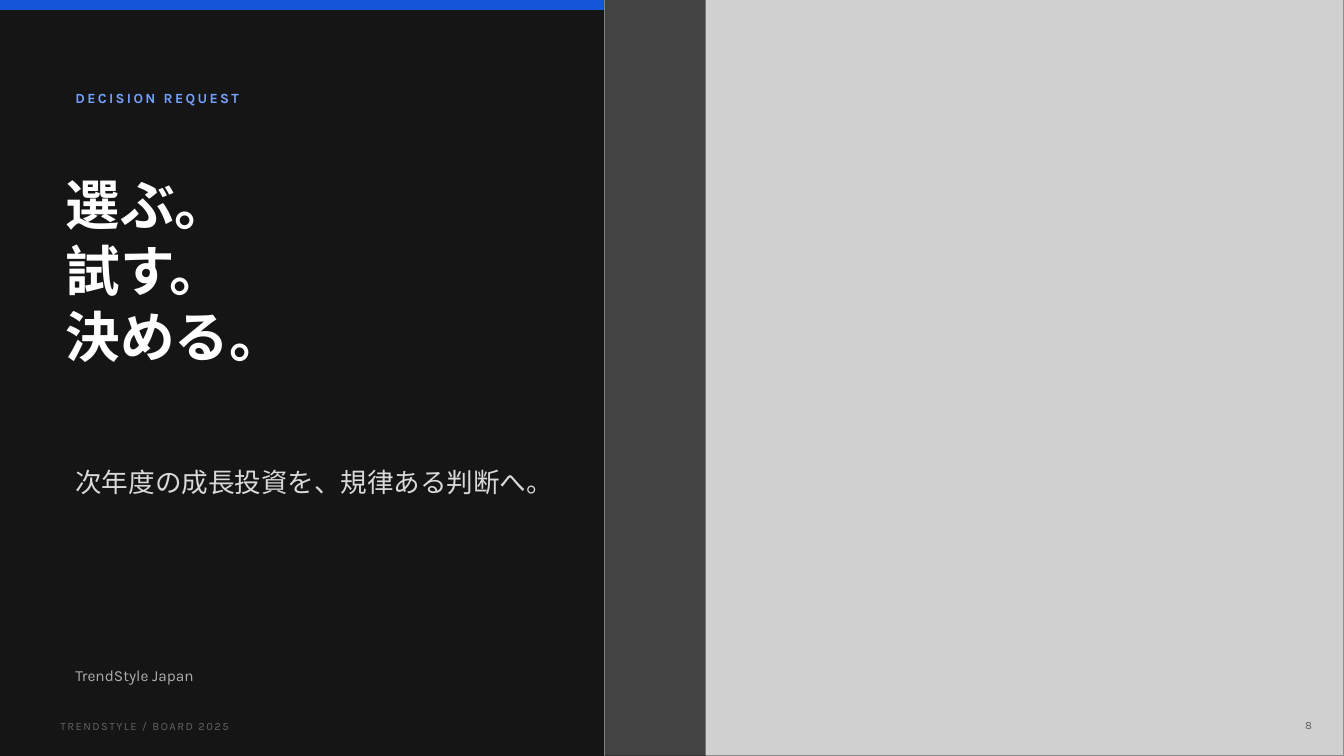
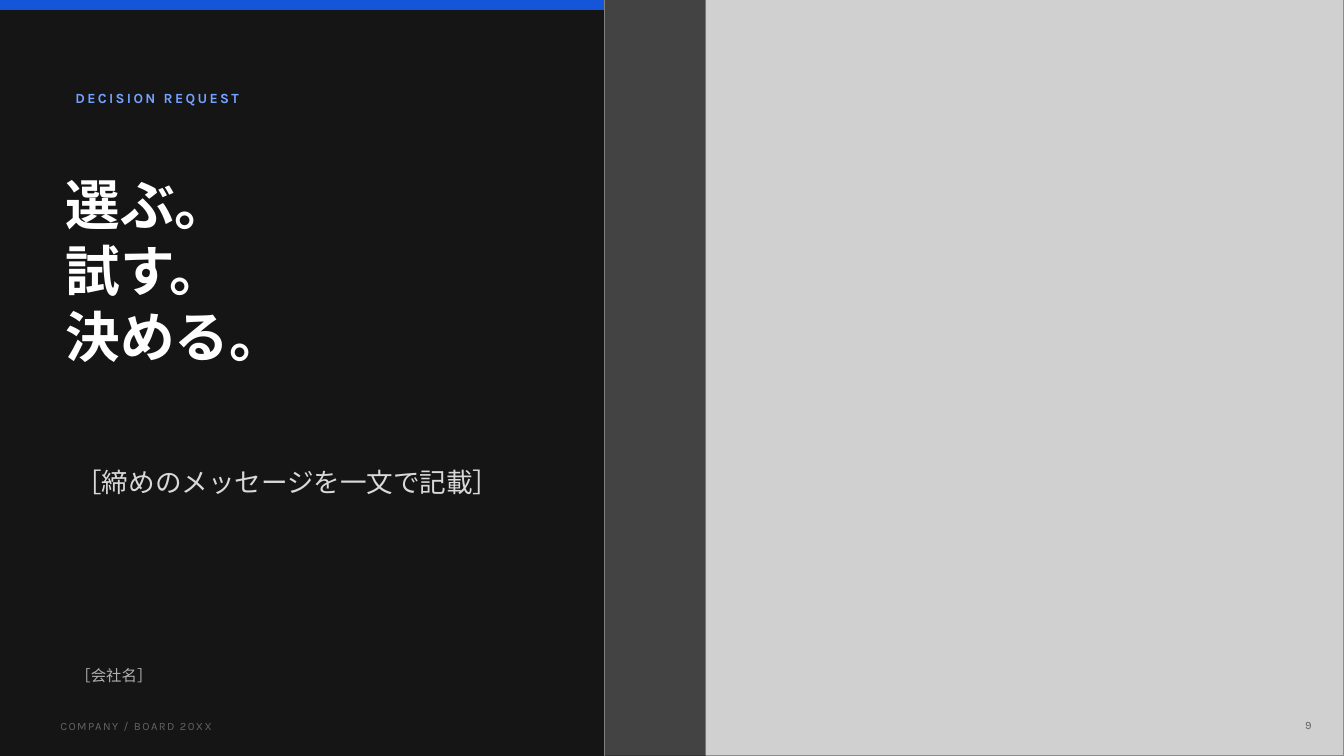
Before and after one commit to takujis/copilot-experience-lab-dev, a slide deck: slide 9 of contents/assets/CXO-12/TrendStyleJapan_2025年度_役員会資料テンプレート.pptx (slide 8 before the commit). Drawn at 1344x756 pixels with LibreOffice and Linux fonts; fonts in the diff are those of the drawing; grey boxes stand for pictures. Boxes give left, top, right and bottom in pixels: in the first picture for what was removed or moved away, otherwise in the second. Text is boxed around its words. In the diff, an @@ line names an element or a change of style, - is before the commit and + after.

```diff
--- a/contents/assets/CXO-12/TrendStyleJapan_2025年度_役員会資料テンプレート.pptx
+++ b/contents/assets/CXO-12/TrendStyleJapan_2025年度_役員会資料テンプレート.pptx
@@ text at box(75, 469, 499, 495): text changed @@
-次年度の成長投資を、規律ある判断へ。
+［締めのメッセージを一文で記載］
@@ text at box(75, 668, 152, 683): text changed @@
-TrendStyle Japan
+［会社名］
@@ text at box(60, 723, 228, 730): text changed @@
-TRENDSTYLE / BOARD 2025
+COMPANY / BOARD 20XX
```
Also in this commit, not shown: 5 other slides changed, 3 slides added, 2 slides removed.
